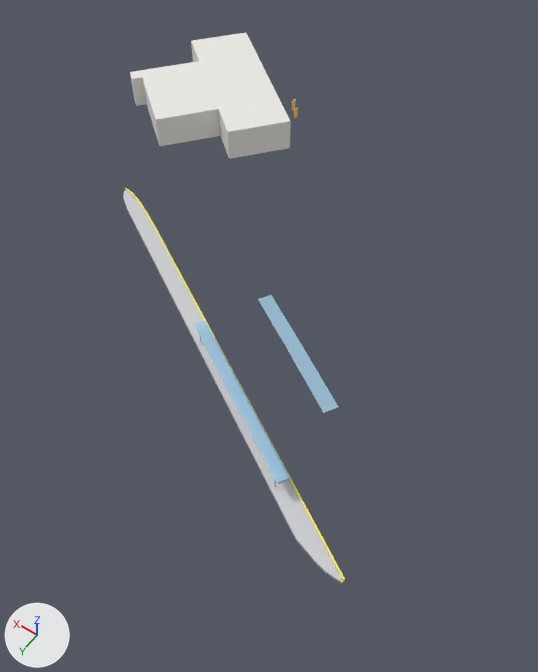
The glTF model bern-research/stations/models/8507062-muri-bei-bern.glb: old version first, new version second.
Both versions are drawn from a 50 mm lens placed at (-97.7, 78.1, 103.7), pointed at (-47.0, 7.1, -7.9). The axes (+X, +Y, +Z) are drawn at lower left. The lights are the same throughout. The older version comes first. Vertices at exactly the same position are counted once.

Objects in the first picture: 'boarding_edge@0', 'building_part@x', 'platform_surface@0', 'roof@0' and 2 more.
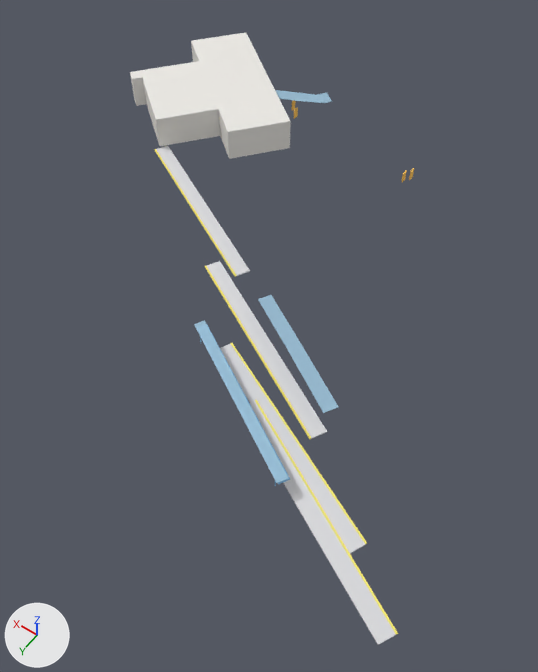
The change in detail:
Material 'platform_body' (mat_platform_body) is new.
Its base color is (0.7, 0.7, 0.72) (light grey #dadadd).
Its roughness is 0.9.
me_boarding_edge_0 is used by ob_boarding_edge_0; location (0.0, 0.0, 0.0).
me_boarding_edge_0 had 128 vertices, 240 faces and spanned x -84.5..-3.8, y -2.3..41.9, z -0.6..0.2.
me_boarding_edge_0 now has 32 vertices, 48 faces and spans x -94.2..0.2, y -16.0..43.7, z -0.6..0.2.
me_boarding_edge_0 part 1: the whole mesh is rebuilt.
me_roof_0 is used by ob_roof_0; location (0.0, 0.0, 0.0).
me_roof_0 had 20 vertices, 36 faces and spanned x -70.4..-40.7, y 7.2..36.5, z 4.3..4.5.
me_roof_0 now has 36 vertices, 64 faces and spans x -70.4..-11.4, y -49.5..36.5, z 4.3..4.5.
me_roof_0 part 2: a new loose piece of 16 vertices spanning x -25.4..-11.4, y -49.5..-41.0, z 4.3..4.5, in mat_roof (blue #b3ddf6).
Mesh me_platform_body_0 is new.
It has 32 vertices, 48 faces and spans x -94.1..0.1, y -18.5..46.2, z -0.6..0.2.
It uses material mat_platform_body (light grey #dadadd).
Object 'platform_surface@0' (ob_platform_surface_0) is deleted.
Object 'platform_body@0' (ob_platform_body_0) is new; it shows me_platform_body_0.
Its location is (0.0, 0.0, 0.0).

Location of each change, [x1, y1, x2, y2] in pixels of the pictures (538 x 672 px):
'platform_body@0', added
    after: [156, 146, 397, 645]
'platform_surface@0', deleted
    before: [124, 190, 342, 583]
'roof@0', reshaped (108% taller)
    before: [194, 295, 339, 483]
    after: [194, 90, 339, 483]
'boarding_edge@0', reshaped (11% wider, 22% taller)
    before: [125, 188, 345, 584]
    after: [154, 149, 398, 634]
part 2 of me_roof_0, added
    after: [275, 90, 332, 103]
